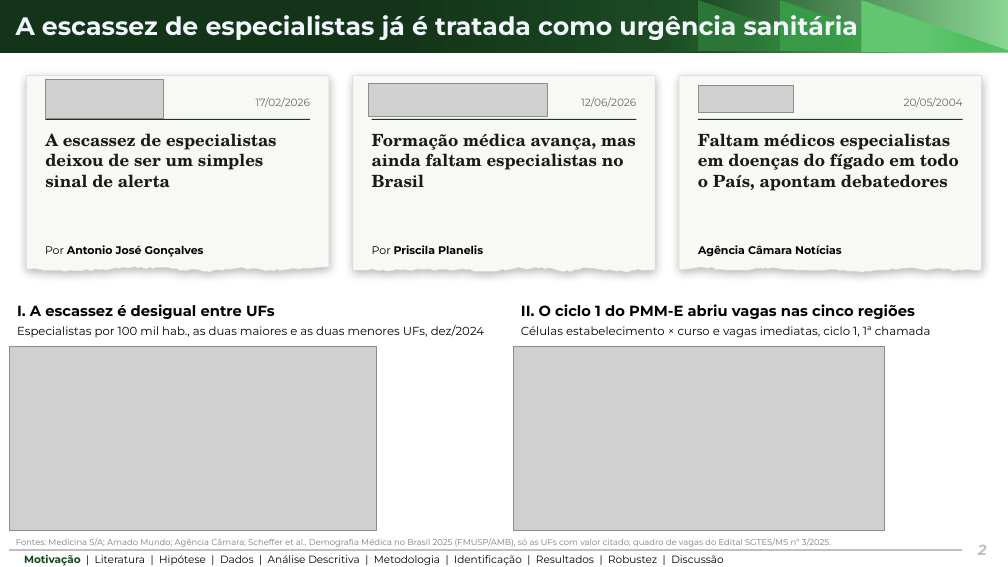
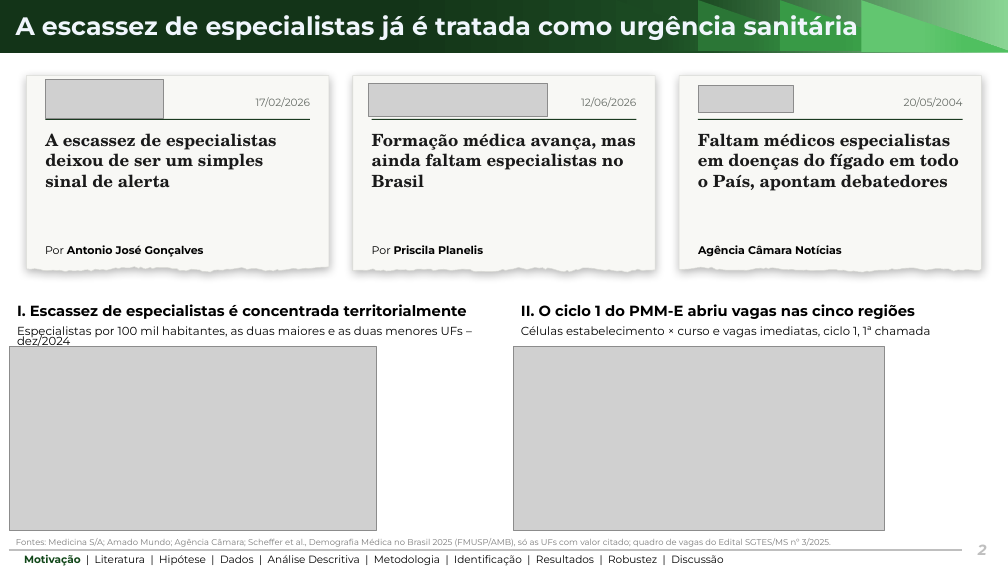
Before and after one commit to ka1victor/impact-eval-health-econ-pmme, a slide deck: slide 2 of output/apresentacao_banca_final/deck_banca_final.pptx. Drawn at 1008x567 pixels with LibreOffice and Linux fonts; fonts in the diff are those of the drawing; grey boxes stand for pictures; background and template pictures are left out. Boxes give left, top, right and bottom in pixels: in the first picture for what was removed or moved away, otherwise in the second. Text is boxed around its words. In the diff, an @@ line names an element or a change of style, - is before the commit and + after.

```diff
--- a/output/apresentacao_banca_final/deck_banca_final.pptx
+++ b/output/apresentacao_banca_final/deck_banca_final.pptx
@@ text at <box>17,326,463,347</box>: text changed @@
-Especialistas por 100 mil hab., as duas maiores e as duas menores UFs, dez/2024
+Especialistas por 100 mil habitantes, as duas maiores e as duas menores UFs – dez/2024
@@ text at <box>17,304,467,319</box>: text changed @@
-I. A escassez é desigual entre UFs
+I. Escassez de especialistas é concentrada territorialmente
```
Also in this commit, not shown: 18 other slides changed, 1 slide added, 6 other files.
